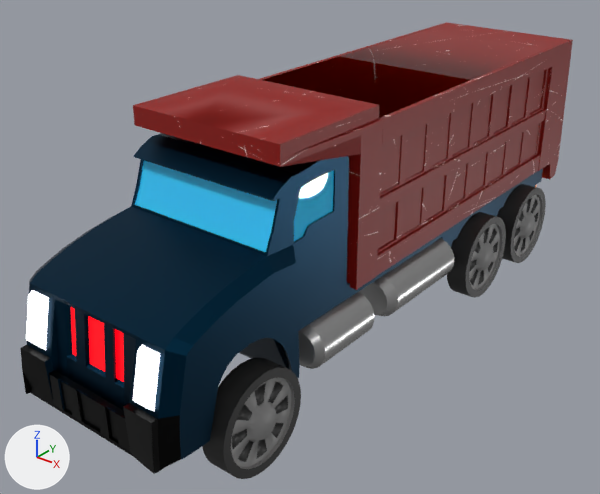
A saved change to the FBX model Garys Model Files/Final Models/SmallDumptruck.fbx.
The view is the same before and after, from a 50 mm lens placed at (16.08, -10.23, 6.05), pointed at (6.99, 1.14, -1.0). The lights are fixed; the arrows at lower left show +X, +Y and +Z. Where no turn or scale is listed for an object, it has been applied to the vertices. Vertices at the same position are counted once.
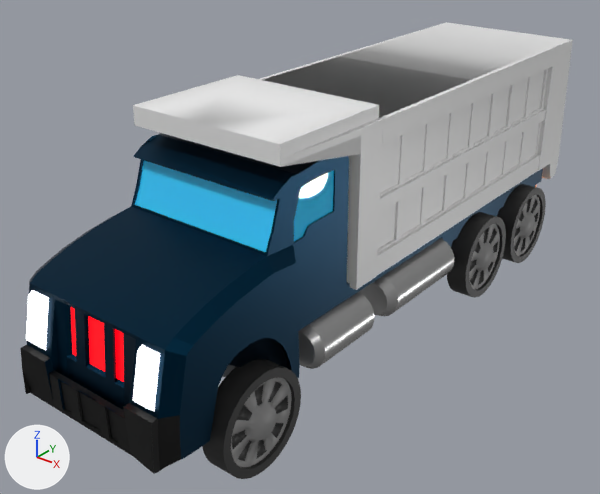
Where the newer file only moved an object's origin or applied its transform, the numbers keep the older frame.

The edits, one by one:
Material 'FrontBumper' (mat_frontbumper) is new.
Its base color is (0.0345, 0.0345, 0.0345) (black #343434).
Its metallic is 1.0.
Material 'RedScratchedTrailer' (mat_redscratchedtrailer) is new.
Its base color is (0.8, 0.8, 0.8) (white #e7e7e7).
Its roughness is 0.4.
me_cube_013 has 3862 vertices, 3348 faces and spans x -1.9..1.86, y -3.46..9.56, z -2.68..2.34.
me_cube_013 is used by ob_cube_013; location (7.48, -1.04, -0.04).
me_cube_013 part 1: all 48 faces that had it switch from mat_material_073 (black #000000) to mat_frontbumper (black #343434).
me_cube_013 part 2: all 648 faces that had it switch from mat_material_001 (picture img_smalldumptruck_fbm) to mat_redscratchedtrailer (white #e7e7e7).
me_cube_013 part 3: all 32 faces centred in x 1.8, y 6.92..8.38, z -2.51..-1.06 switch from mat_material_057 (grey #8a8a8a) to mat_material_052 (black #292929).
me_cube_013 part 4: all 32 faces centred in x 1.8, y 4.85..6.31, z -2.51..-1.06 switch from mat_material_060 (grey #8a8a8a) to mat_material_052 (black #292929).
me_cube_013 part 5: all 32 faces centred in x 1.8, y -2.32..-0.86, z -2.51..-1.06 switch from mat_material_063 (grey #8a8a8a) to mat_material_052 (black #292929).
me_cube_013 part 6: 13 of the faces centred in x 1.75, y -2.07..-1.12, z -2.28..-1.31 switch from mat_material_065 (dark grey #535353) to mat_material_051 (grey #8a8a8a).
me_cube_013 no longer uses material mat_material_053 (dark grey #535353).
me_cube_013 no longer uses material mat_material_054 (grey #8a8a8a).
me_cube_013 no longer uses material mat_material_055 (black #292929).
me_cube_013 no longer uses material mat_material_056 (dark grey #535353).
me_cube_013 no longer uses material mat_material_058 (black #292929).
me_cube_013 no longer uses material mat_material_059 (dark grey #535353).
me_cube_013 no longer uses material mat_material_061 (black #292929).
me_cube_013 no longer uses material mat_material_062 (dark grey #535353).
me_cube_013 no longer uses material mat_material_064 (black #292929).
me_cube_013 no longer uses material mat_material_066 (grey #8a8a8a).
me_cube_013 no longer uses material mat_material_067 (black #292929).
me_cube_013 no longer uses material mat_material_068 (dark grey #535353).

Pixel boxes [x1, y1, x2, y2] of what changed, in the pictures (600 x 494 px):
part 1 of me_cube_013, recoloured: [20, 345, 181, 474] in both
part 2 of me_cube_013, recoloured (brown to grey): [133, 22, 573, 290] in both
part 3 of me_cube_013, recoloured (grey to black): [519, 195, 543, 257] in both
part 4 of me_cube_013, recoloured (grey to black): [475, 224, 502, 291] in both
part 5 of me_cube_013, recoloured (grey to black): [240, 378, 295, 469] in both
part 6 of me_cube_013, recoloured (black to grey): [240, 383, 283, 462] in both
